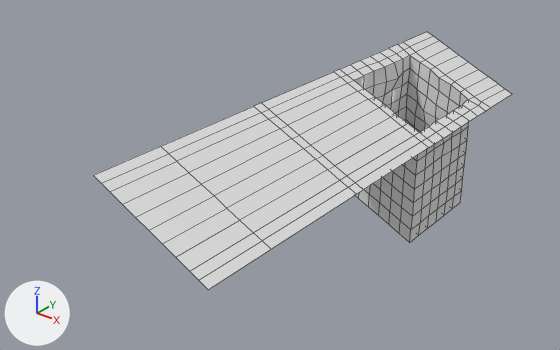
Renders of the FBX model Assets/Models/Ground Modules/Ground_Module_005.fbx from each side of a commit.
Camera for both pictures: a 50 mm lens placed at (6.86, -9.06, 3.99), pointed at (0.09, -0.59, -1.26). The lights are fixed; the arrows at lower left show +X, +Y and +Z. Mesh edges are drawn as thin lines. Where no turn or scale is listed for an object, it has been applied to the vertices.

Names of what the first picture shows: 'Ground_Module_005'.
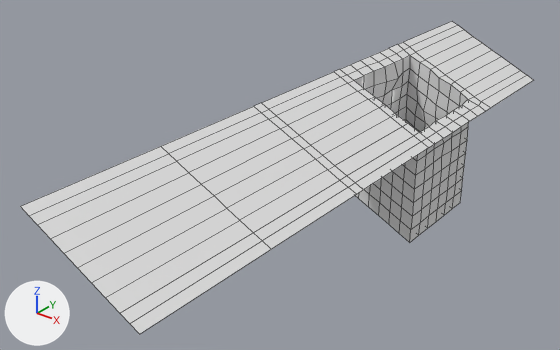
Where the change shows, as pixel boxes [x1, y1, x2, y2] in the pictures (560 x 350 px; the box of a moved part takes in the faces that stretch with it):
'Ground_Module_005', reshaped (23% wider, 21% taller): before [94, 32, 512, 290]; after [20, 21, 533, 334]
part 1 of me_plane_008, moved or reshaped: before [404, 32, 512, 108]; after [404, 21, 533, 108]
part 2 of me_plane_008, moved or reshaped: before [94, 146, 271, 290]; after [20, 146, 271, 334]

Diff of the bpy script that builds the scene:
```diff
--- a/Assets/Models/Ground Modules/Ground_Module_005.fbx.py
+++ b/Assets/Models/Ground Modules/Ground_Module_005.fbx.py
@@ me_plane_008 @@
 me_plane_008.from_pydata(...)  # 346 vertices, 322 faces; spans x 0.0..1.81, y -4.0..4.0, z -2.72..0.0
 # used by ob_ground_module_005; location = (0.0, 0.0, 0.0)
+# me_plane_008 part 1: all 11 vertices in x 0.0..1.81, y 4.0, z -0.85..0.0 are moved by (0.0, 1.0, 0.0)
+# me_plane_008 part 2: all 11 vertices in x 0.0..1.81, y -4.0, z -0.85..0.0 are moved by (0.0, -1.0, 0.0)
 me_plane_008.materials.append(mat_stylized_ice)
```
